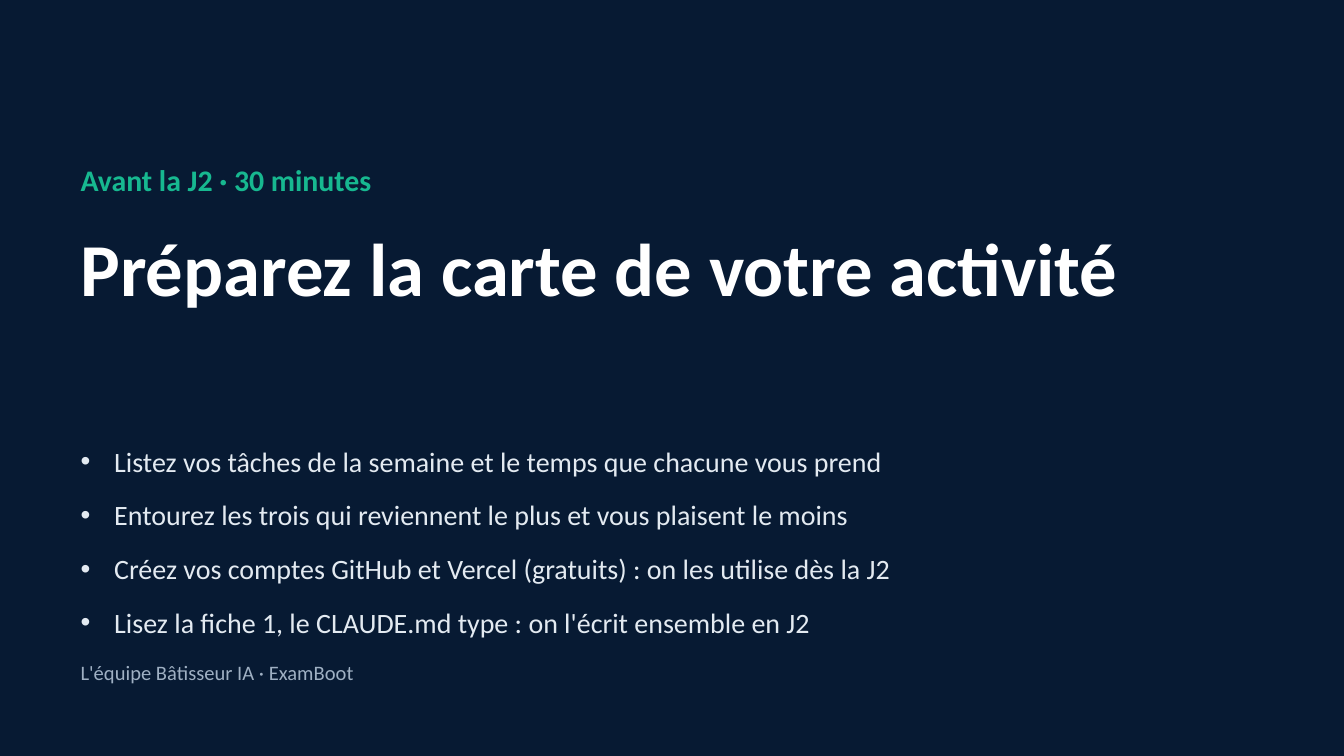
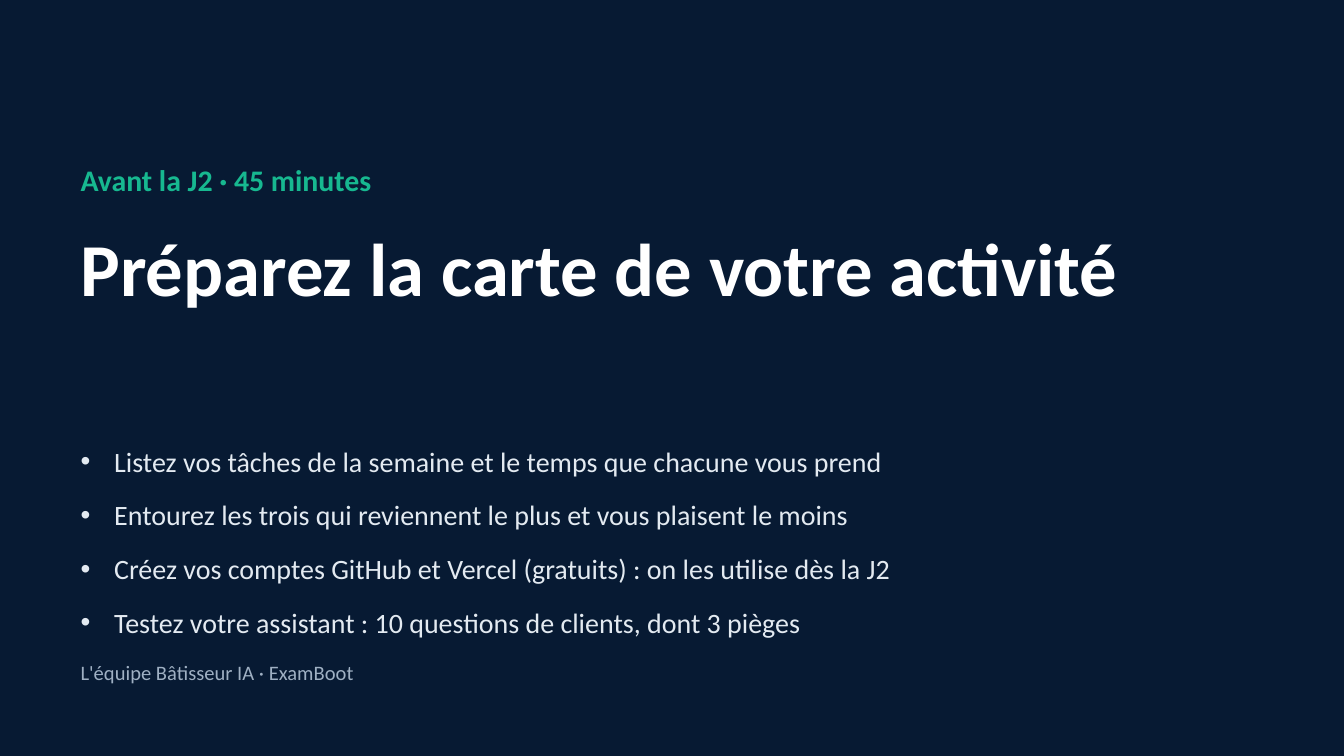
Before and after one commit to benyG/cisspbootcamp, a slide deck: slide 29 of content/library/files/Batisseur-IA-J1.pptx. Drawn at 1344x756 pixels with LibreOffice and Linux fonts; fonts in the diff are those of the drawing. Boxes give left, top, right and bottom in pixels: in the first picture for what was removed or moved away, otherwise in the second. Text is boxed around its words. In the diff, an @@ line names an element or a change of style, - is before the commit and + after.

```diff
--- a/content/library/files/Batisseur-IA-J1.pptx
+++ b/content/library/files/Batisseur-IA-J1.pptx
@@ text at (81, 170, 371, 191): text changed @@
-Avant la J2 · 30 minutes
+Avant la J2 · 45 minutes
@@ text at (114, 613, 800, 638): text changed @@
-• Lisez la fiche 1, le CLAUDE.md type : on l'écrit ensemble en J2
+• Testez votre assistant : 10 questions de clients, dont 3 pièges
```
Also in this commit, not shown: 3 other slides changed, 7 other files.
